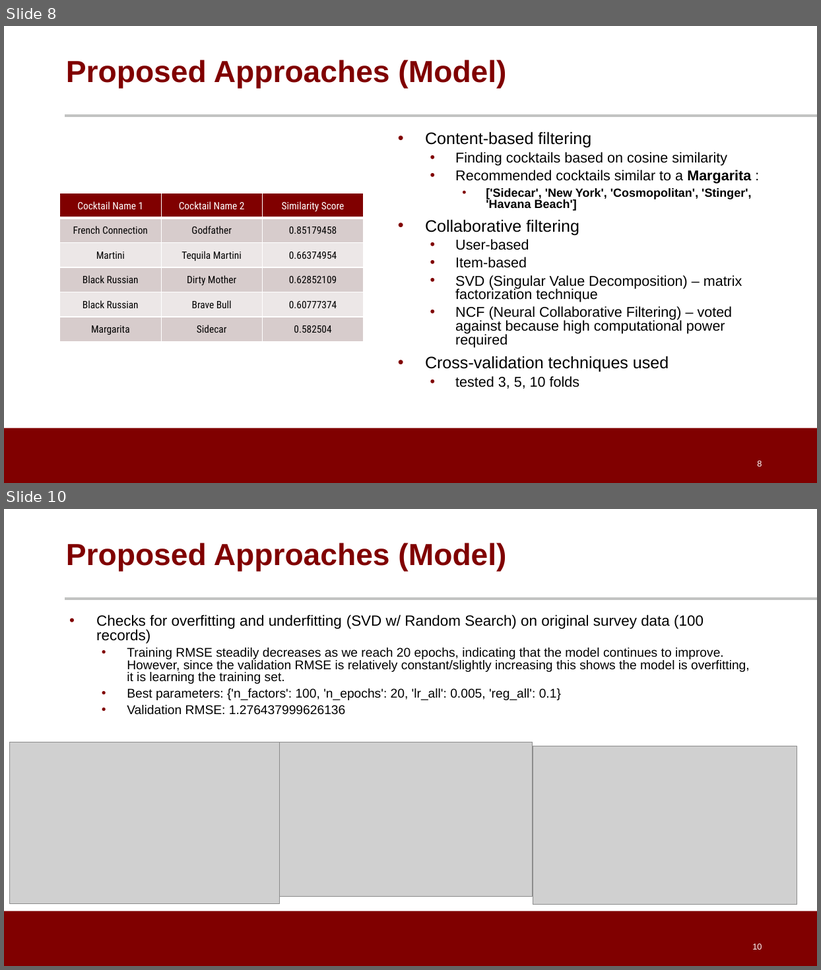
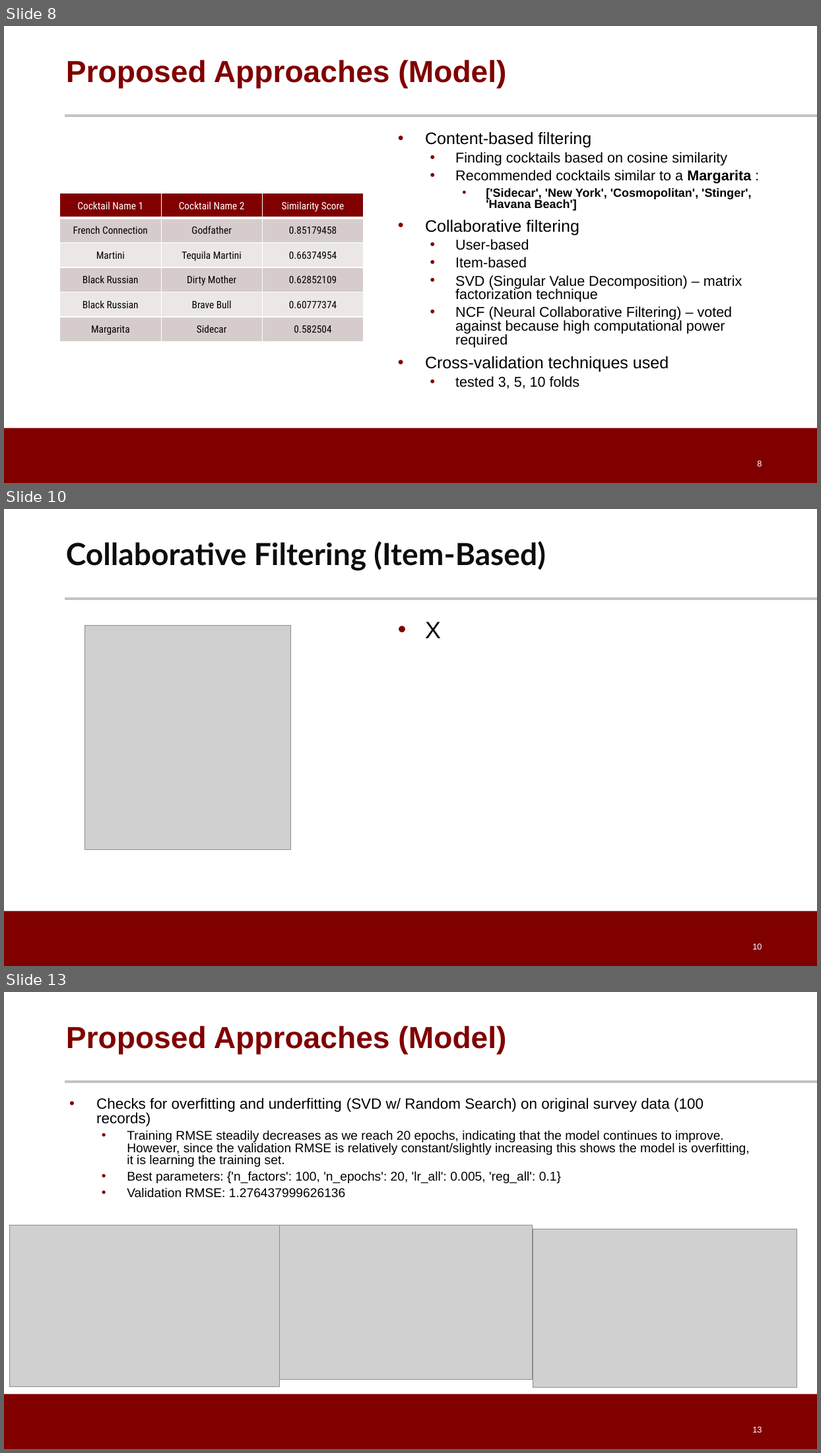
Before and after one commit to dpatel77/CocktailRecommenderSystem, a slide deck: Cocktail_Recommendation_System.pptx. Shown one above the other, each under a label of ours: slides 8 and 10 before the commit, slides 8, 10 and 13 after it; the slides between them are not shown. The pictures are 821x970 and 821x1453 pixels, drawn with LibreOffice and Linux fonts; fonts in the diff are those of the drawing; grey boxes stand for pictures; background and template pictures are left out. Boxes give left, top, right and bottom in pixels: in the first picture for what was removed or moved away, otherwise in the second. Text is boxed around its words. In the diff, an @@ line names an element or a change of style, - is before the commit and + after.

```diff
--- a/Cocktail_Recommendation_System.pptx
+++ b/Cocktail_Recommendation_System.pptx
@@ slide 10 added at bbox=[4, 509, 817, 966], background #FFFFFF; not listed: 2 template elements that a slide beside it also shows @@
@@ title added at bbox=[66, 541, 546, 571], 36 pt, text #0D0D0D, bold @@
+Collaborative Filtering (Item-Based)
@@ picture added at bbox=[85, 626, 291, 850] @@
@@ text added at bbox=[425, 622, 441, 638], 28 pt, text #000000 @@
+• X
@@ page number added at bbox=[752, 944, 762, 950], 10 pt, text #FFFFFF @@
+10
@@ what was slide 10 is now slide 13 @@
@@ page number at bbox=[752, 1427, 762, 1433]: text changed @@
-10
+13
```
Also in this commit, not shown: 3 slides changed, 2 other slides added.
